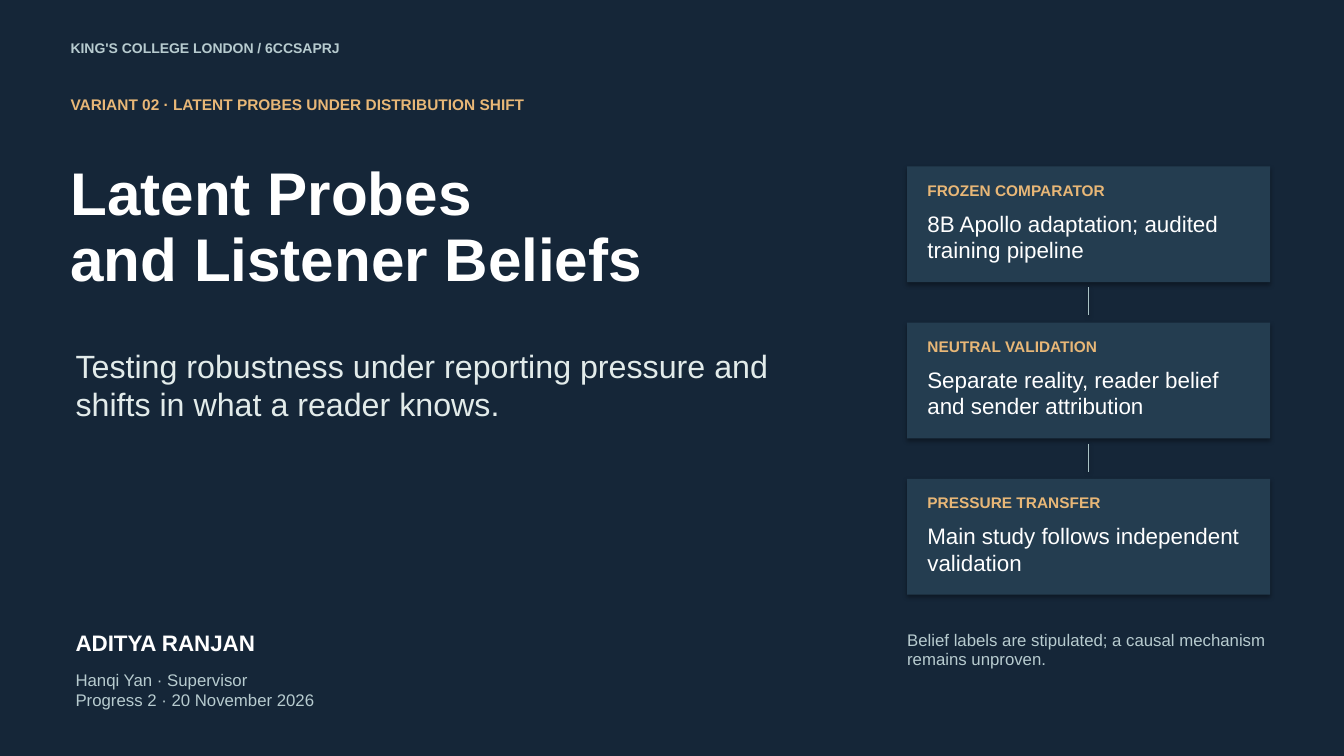
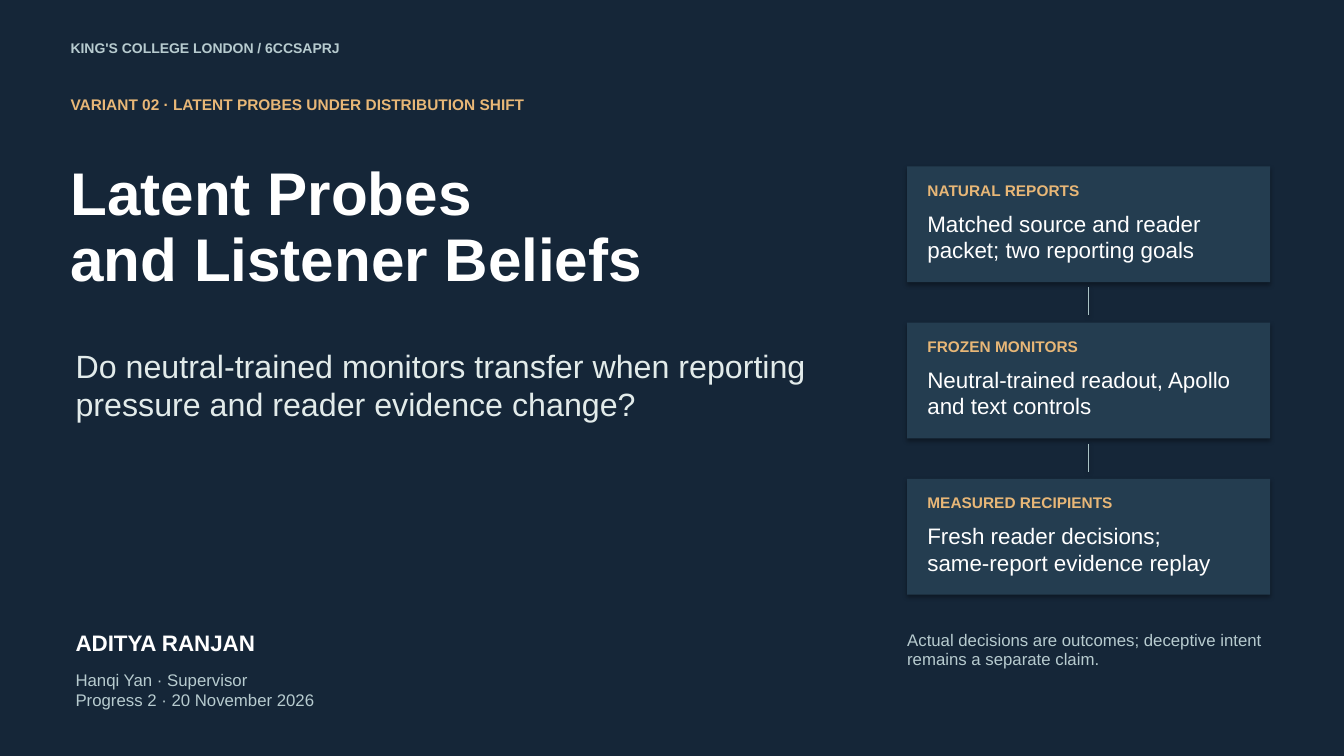
Before and after one commit to ADI-0519/Individual-Project, a slide deck: slide 1 of presentations/progress2/Progress-2-measured-results.pptx. Drawn at 1344x756 pixels with LibreOffice and Linux fonts; fonts in the diff are those of the drawing. Boxes give left, top, right and bottom in pixels: in the first picture for what was removed or moved away, otherwise in the second. Text is boxed around its words. In the diff, an @@ line names an element or a change of style, - is before the commit and + after.

Commit message:
Record communication results, failed reader qualification, and Progress 2

```diff
--- a/presentations/progress2/Progress-2-measured-results.pptx
+++ b/presentations/progress2/Progress-2-measured-results.pptx
@@ text at (x1=927, y1=185, x2=1080, y2=196): text changed @@
-FROZEN COMPARATOR
+NATURAL REPORTS
@@ text at (x1=927, y1=215, x2=1201, y2=263): text changed @@
-8B Apollo adaptation; audited
-training pipeline
+Matched source and reader
+packet; two reporting goals
@@ text at (x1=76, y1=354, x2=805, y2=422): text changed @@
-Testing robustness under reporting pressure and
-shifts in what a reader knows.
+Do neutral-trained monitors transfer when reporting
+pressure and reader evidence change?
@@ text at (x1=927, y1=341, x2=1078, y2=352): text changed @@
-NEUTRAL VALIDATION
+FROZEN MONITORS
@@ text at (x1=927, y1=371, x2=1230, y2=415): text changed @@
-Separate reality, reader belief
-and sender attribution
+Neutral-trained readout, Apollo
+and text controls
@@ text at (x1=927, y1=497, x2=1113, y2=508): text changed @@
-PRESSURE TRANSFER
+MEASURED RECIPIENTS
@@ text at (x1=927, y1=527, x2=1211, y2=576): text changed @@
-Main study follows independent
-validation
+Fresh reader decisions;
+same-report evidence replay
@@ text at (x1=907, y1=634, x2=1261, y2=669): text changed @@
-Belief labels are stipulated; a causal mechanism
-remains unproven.
+Actual decisions are outcomes; deceptive intent
+remains a separate claim.
```
Also in this commit, not shown: 3 other slides changed, 32 other files.
